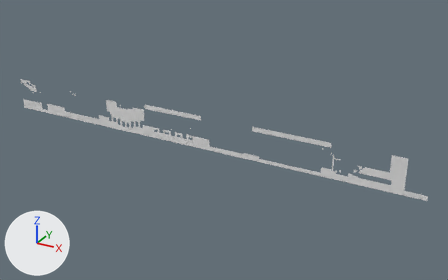
The OBJ model Dashopolis/Assets/Tiled2Unity/Meshes/JUNGLE.obj as it was, and as the next commit left it.
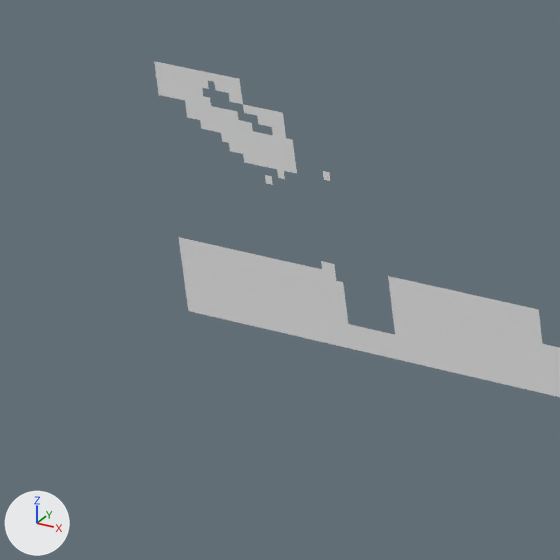
Old and new are each drawn whole from a 50 mm lens placed at (61.4, -416.9, 191.2), pointed at (-173.5, 10.1, -22.3) and again close up on the part from 1% to 15% of the width and 26% to 49% of the height. The lights are fixed; the arrows at lower left show +X, +Y and +Z. Where no turn or scale is listed for an object, it has been applied to the vertices.

In view in the first close-up: 'JUNGLE'.
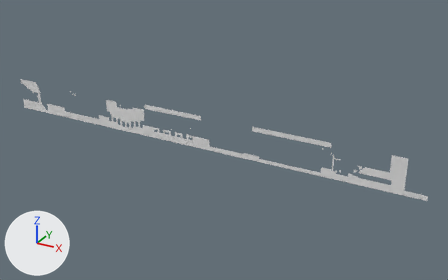
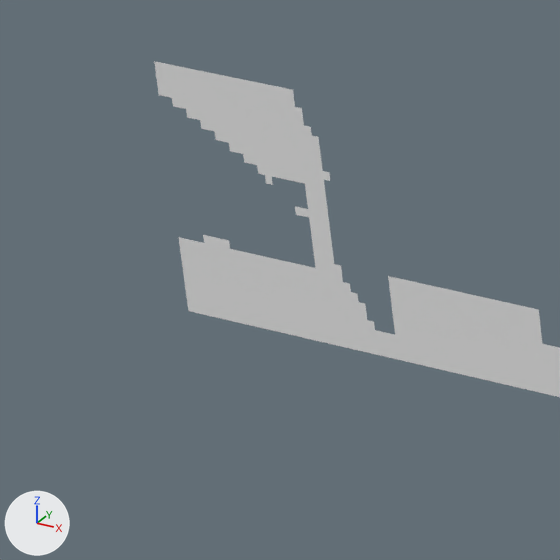
Commit message: Jungle->cave transition

Scene script edits in JSON lines:
```json
{"block": "me_jungle", "where": "# used by ob_jungle; location = (0.0, 0.0, 0.0)"}
{"op": "remove", "block": "me_jungle", "code": "me_jungle.from_pydata(...)  # 5044 vertices, 4201 faces; spans x -397.0..0.0, y 0.0, z -30.0..0.0"}
{"op": "add", "block": "me_jungle", "code": "me_jungle.from_pydata(...)  # 5168 vertices, 4331 faces; spans x -397.0..0.0, y 0.0, z -30.0..0.0"}
{"block": "me_jungle", "change": "me_jungle part 1"}
{"block": "me_jungle", "change": "124 vertices are added at x -395.0..-368.0, y 0.0, z -26.0..0.0"}
{"block": "me_jungle", "change": "130 new faces join them"}
```

What differs and where, as boxes (x1, y1, x2, y2) in the close-ups (560 x 560 px):
```json
{"part": 1, "of": "me_jungle", "change": "added", "after": [172, 79, 375, 330]}
```
